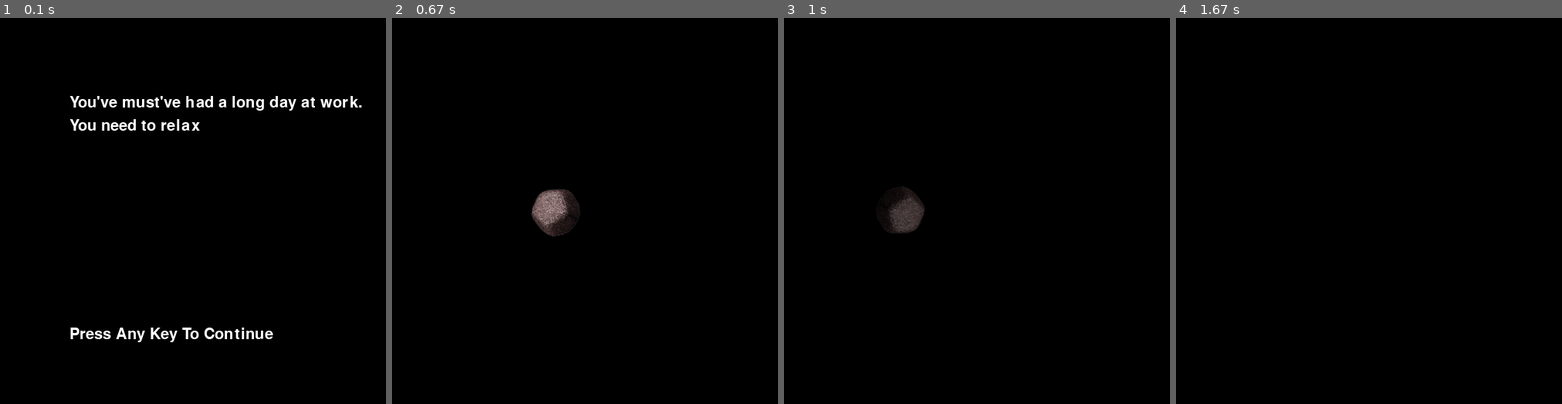
Above: before the commit, frames 1-4 (left to right).
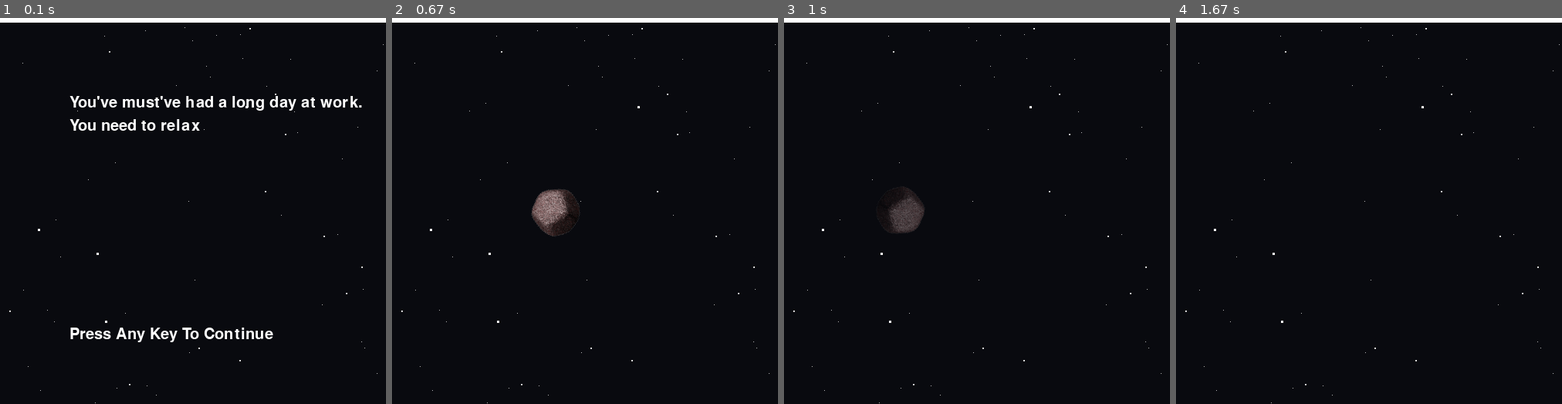
Above: after the commit, the same moments.

Repository: alanxoc3/pygame-asteroids
Game: pygame game, started from src/game.py
The game is run twice, just before and just after one commit, with the same random seed, the same clock (stepped at 60 frames per second) and the same inputs. The source is Python 2; it was converted automatically to run under Python 3.
Inputs (mouse positions are in pixels of both pictures, inside the frame that each line leads up to):
- Up to frame 1 (0.1 s): no input
- Up to frame 2 (0.67 s): click (585, 211) at 0.38 s
- Up to frame 3 (1 s): click (942, 211) at 0.72 s
- Up to frame 4 (1.67 s): no input

The runs differ from the first frame. In frame 1, 1.3% of the frame differs, in the area x 0-100%, y 0-100%; in frame 2, 1.3%; in frame 3, 1.3%; in frame 4, 1.3%.

Commit message:
added background

Diff:
--- a/src/assets.py
+++ b/src/assets.py
@@ -37,8 +37,11 @@
   global QUOTE1
   global QUOTE2
   global RELAX
+  global SONGS
+  global SONGSPLAYTIMES
   global DISPLAYSURF
   global SCREEN_RECT
+  global BG
 
   global score
   score = 0
@@ -48,11 +51,16 @@
 
   random.seed(datetime.now())
 
+  SONGS = ["assets/eye_of_storm.mp3", "assets/island.ogg", "assets/seven.mp3", "assets/dream_music.ogg"]
+  SONGSPLAYTIMES = [3, 2, 1, 1]
   RELAX = ["assets/relax1.wav", "assets/relax3.wav", "assets/relax2.wav"]
   QUOTES1 = ["You've must've had a long day at work.", "Don't feel so tense,", "You need to treat yourself more."]
   QUOTES2 = ["You need to relax", "you're safe here.", "Play our game."]
 
   num = random.randint(0, 2)
+
+  BG = pg.image.load("assets/stars.png")
+
 
   FONT = pg.font.Font(None, 30)
   LABEL = FONT.render("Press Any Key To Continue", 1, (255,255,255))
--- a/src/game.py
+++ b/src/game.py
@@ -9,6 +9,7 @@
 import sys
 import math
 import itertools
+import random
 import asteroid as asts
 
 
@@ -64,6 +65,7 @@
     Perform all necessary drawing and update the screen.
     """
     self.screen.fill(assets.BACKGROUND_COLOR)
+    assets.DISPLAYSURF.blit(assets.BG, (0, 0))
     self.asteroid.draw(self.screen)
     pg.display.update()
 
@@ -72,6 +74,7 @@
     Perform all necessary drawing and update the screen.
     """
     self.screen.fill(assets.BACKGROUND_COLOR)
+    assets.DISPLAYSURF.blit(assets.BG, (0, 0))
     assets.DISPLAYSURF.blit(assets.QUOTE1, (90, 100))
     assets.DISPLAYSURF.blit(assets.QUOTE2, (90, 130))
     assets.DISPLAYSURF.blit(assets.LABEL, (90, 400))
@@ -86,7 +89,7 @@
 
     pg.mixer.Sound.play(assets.RELAX)
     pg.mixer.music.load('assets/seven.mp3')
-    pg.mixer.music.play(-1)
+    pg.mixer.music.play(1)
 
     while not self.done:
       tmp = self.event_loop()
@@ -100,12 +103,23 @@
       else:
         self.render()
 
+      if not startScreen and not pg.mixer.music.get_busy():
+         playSong()
 
-      if startScreen:
+
+      if startScreen and not pg.mixer.get_busy():
+#        if tmp:
+#          pg.mixer.music.stop()
         startScreen = not tmp
 
       self.clock.tick(self.fps)
       self.display_fps()
+
+def playSong():
+  myNum = random.randint(0, 3)
+  pg.mixer.music.load(assets.SONGS[myNum])
+  pg.mixer.music.play(assets.SONGSPLAYTIMES[myNum])
+
 
 def split_sheet(sheet, size, columns, rows):
   """
